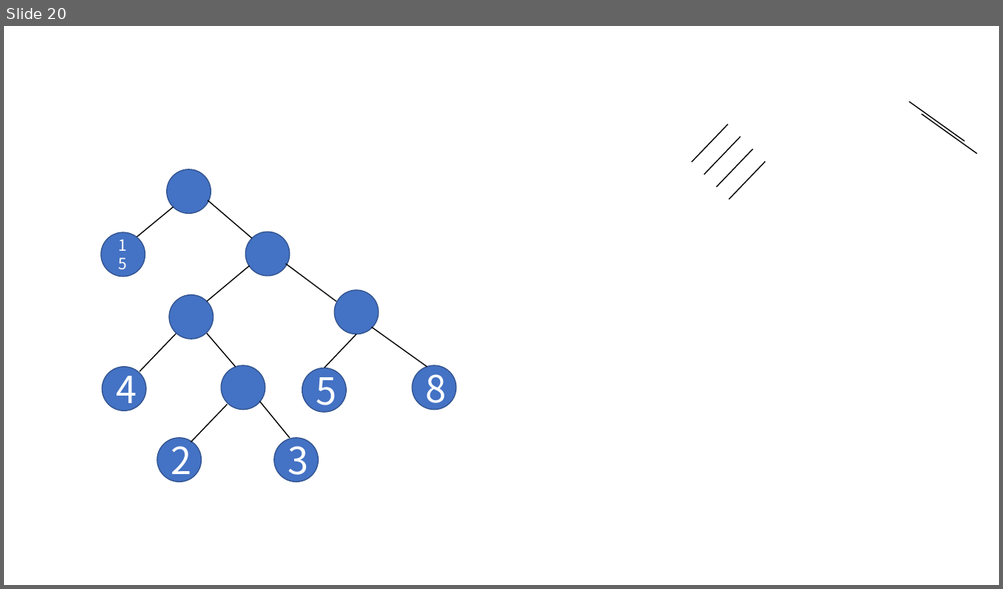
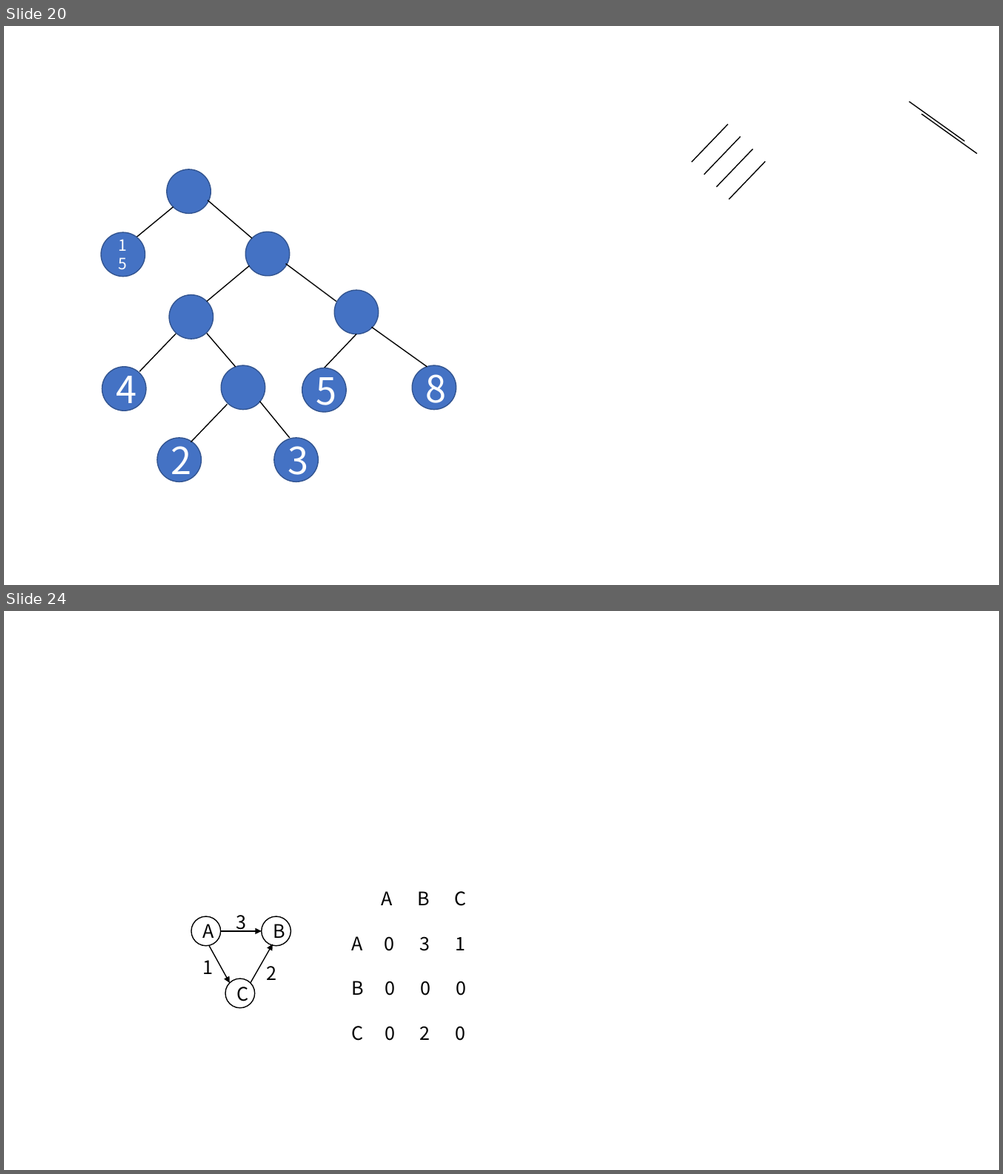
Before and after one commit to The-wind-blows/course, a slide deck: 演示文稿1.pptx. Shown one above the other, each under a label of ours: slide 20 before the commit, slides 20 and 24 after it; the slides between them are not shown. The pictures are 1003x589 and 1003x1174 pixels, drawn with LibreOffice and Linux fonts; fonts in the diff are those of the drawing. Boxes give left, top, right and bottom in pixels: in the first picture for what was removed or moved away, otherwise in the second. Text is boxed around its words. In the diff, an @@ line names an element or a change of style, - is before the commit and + after.

```diff
--- a/演示文稿1.pptx
+++ b/演示文稿1.pptx
@@ slide 24 added at [4, 611, 999, 1170], background #FFFFFF @@
@@ group added at [191, 891, 466, 1041]: 4 texts, 3 ellipses, 3 arrows @@
+A B C
+A 0 3 1
+B 0 0 0
+C 0 2 0
+A
+B
+C
+3
+2
+1
```
Also in this commit, not shown: 4 other slides added, 9 other files.
